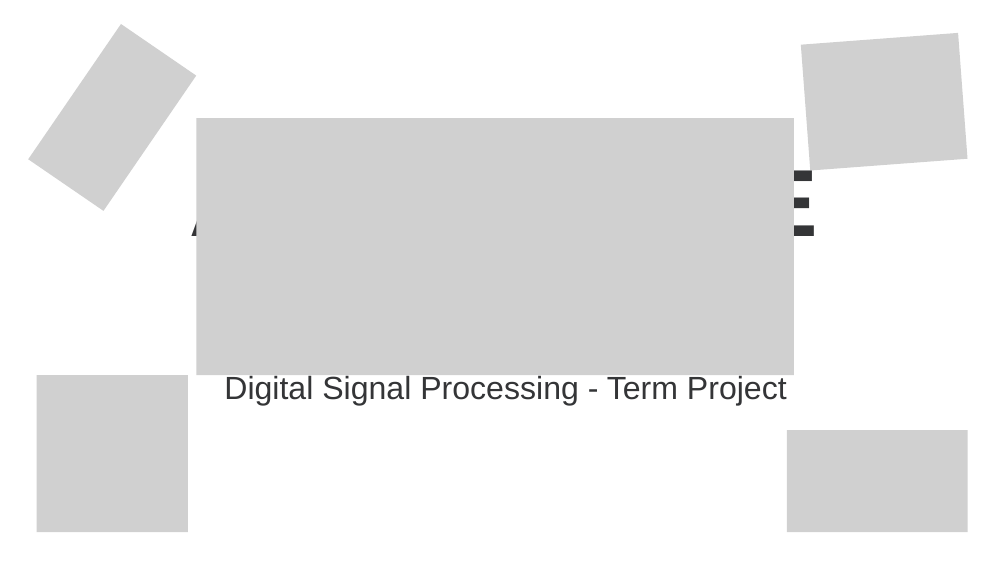
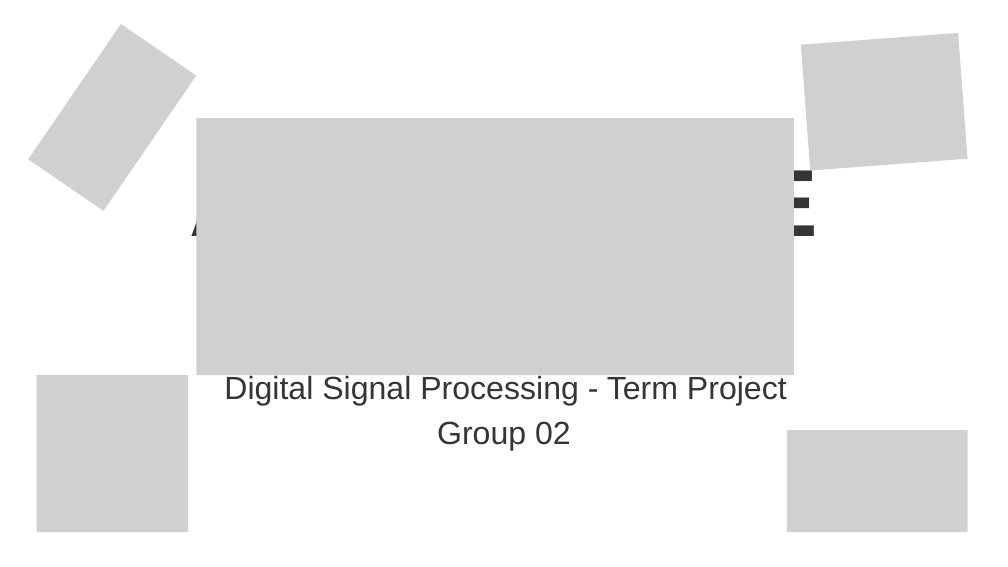
Before and after one commit to sotheasokea/audio_noise_reduction, a slide deck: slide 1 of 4_presentation/G02_slides.pptx. Drawn at 1008x567 pixels with LibreOffice and Linux fonts; fonts in the diff are those of the drawing; grey boxes stand for pictures. Boxes give left, top, right and bottom in pixels: in the first picture for what was removed or moved away, otherwise in the second. Text is boxed around its words. In the diff, an @@ line names an element or a change of style, - is before the commit and + after.

```diff
--- a/4_presentation/G02_slides.pptx
+++ b/4_presentation/G02_slides.pptx
@@ text added at (437, 421, 571, 450), 45.8 pt, text #343537 @@
+Group 02
```
Also in this commit, not shown: 9 other slides changed, 1 other file.
